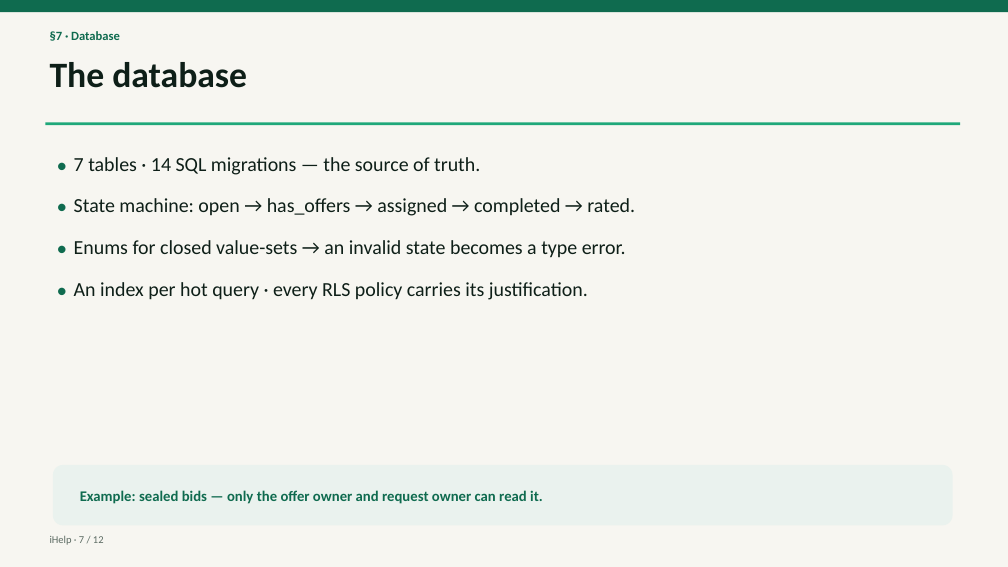
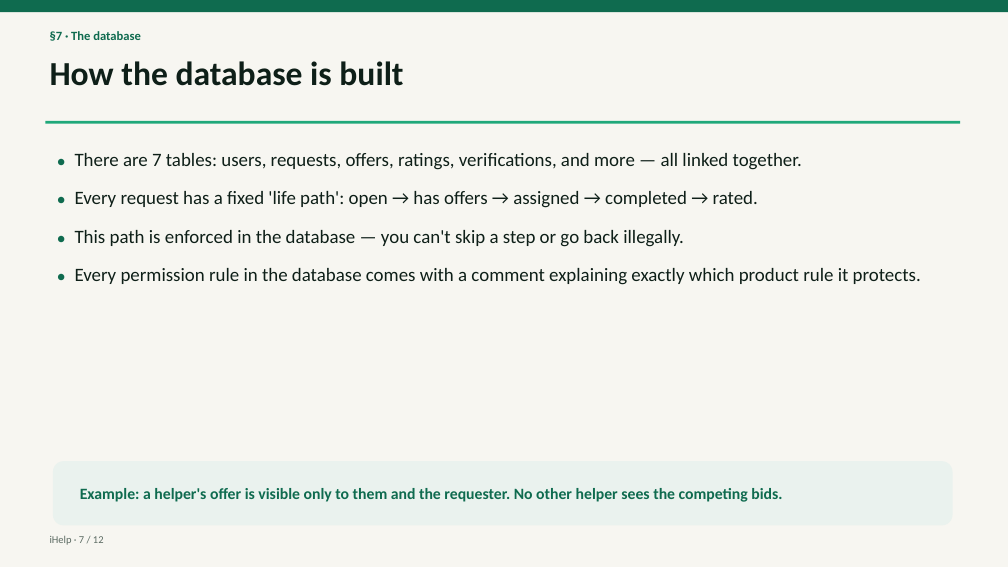
Before and after one commit to YuvGev00/ihelp, a slide deck: slide 7 of submission/en/iHelp-presentation.pptx. Drawn at 1008x567 pixels with LibreOffice and Linux fonts; fonts in the diff are those of the drawing. Boxes give left, top, right and bottom in pixels: in the first picture for what was removed or moved away, otherwise in the second. Text is boxed around its words. In the diff, an @@ line names an element or a change of style, - is before the commit and + after.

```diff
--- a/submission/en/iHelp-presentation.pptx
+++ b/submission/en/iHelp-presentation.pptx
@@ text at bbox=[50, 31, 141, 41]: text changed @@
-§7 · Database
+§7 · The database
@@ text at bbox=[50, 61, 403, 86]: text changed; size 34 to 32 pt @@
-The database
+How the database is built
@@ text at bbox=[75, 153, 921, 285]: text changed; size 19 to 18 pt @@
-● 7 tables · 14 SQL migrations — the source of truth.
-● State machine: open → has_offers → assigned → completed → rated.
-● Enums for closed value-sets → an invalid state becomes a type error.
-● An index per hot query · every RLS policy carries its justification.
+● There are 7 tables: users, requests, offers, ratings, verifications, and more — all linked together.
+● Every request has a fixed 'life path': open → has offers → assigned → completed → rated.
+● This path is enforced in the database — you can't skip a step or go back illegally.
+● Every permission rule in the database comes with a comment explaining exactly which product rule it protects.
@@ rounded rectangle: place and size @@
-rounded rectangle at bbox=[53, 465, 953, 526]
+rounded rectangle at bbox=[53, 461, 953, 526]
@@ text at bbox=[80, 488, 782, 502]: text changed; size 14 to 15 pt @@
-Example: sealed bids — only the offer owner and request owner can read it.
+Example: a helper's offer is visible only to them and the requester. No other helper sees the competing bids.
```
Also in this commit, not shown: 10 other slides changed, 1 slide added, 1 slide removed, 1 other file.
